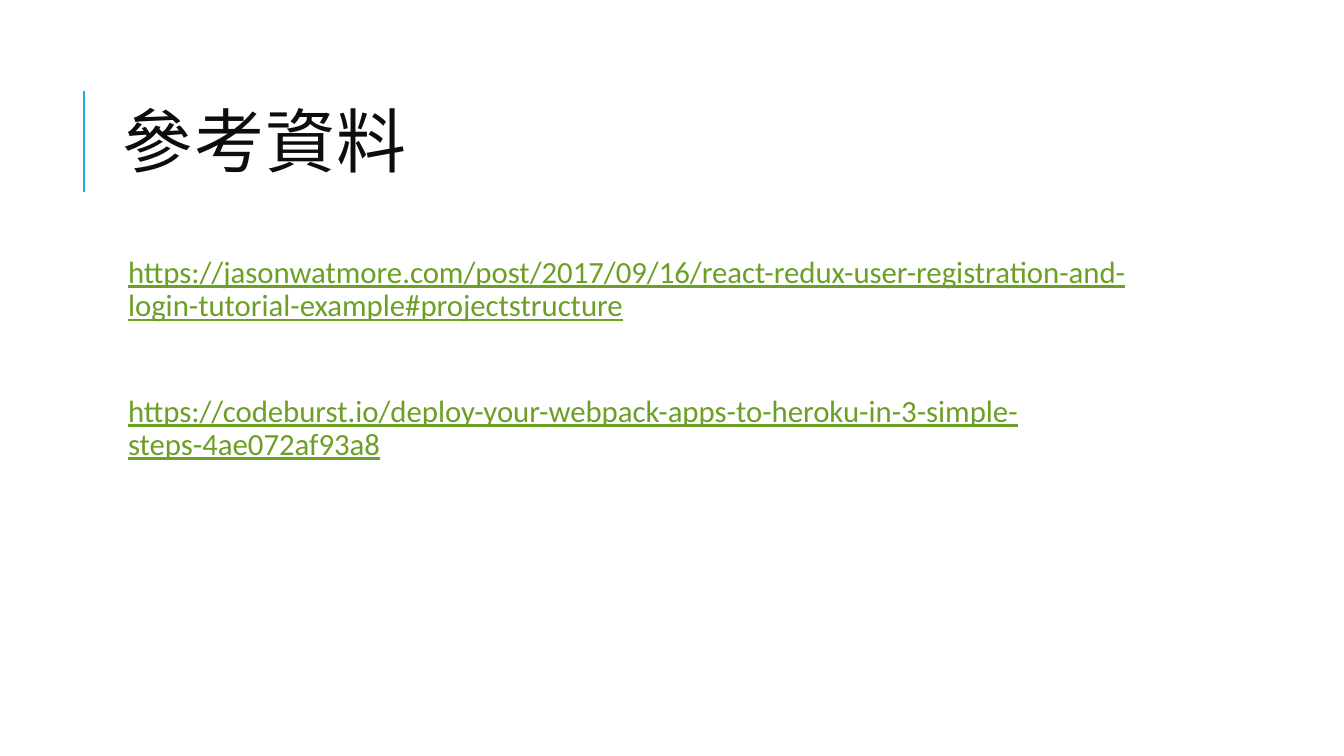
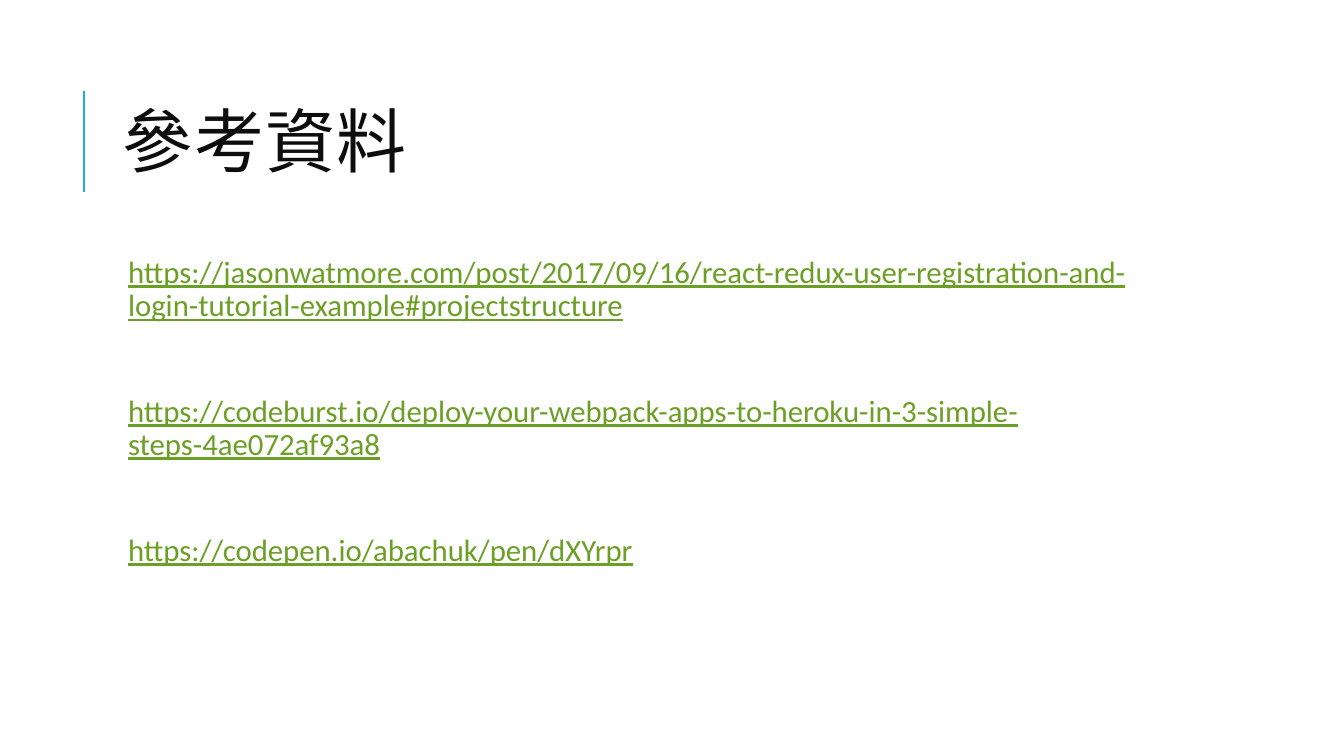
Before and after one commit to 106598065/ReactJSClass, a slide deck: slide 17 of React2627.pptx (slide 15 before the commit). Drawn at 1344x756 pixels with LibreOffice and Linux fonts; fonts in the diff are those of the drawing. Boxes give left, top, right and bottom in pixels: in the first picture for what was removed or moved away, otherwise in the second. Text is boxed around its words. In the diff, an @@ line names an element or a change of style, - is before the commit and + after.

Commit message:
update ppt

```diff
--- a/React2627.pptx
+++ b/React2627.pptx
@@ text at (x1=128, y1=539, x2=632, y2=566): paragraph added @@
+  https://codepen.io/abachuk/pen/dXYrpr
```
Also in this commit, not shown: 2 other slides changed, 2 slides added.
